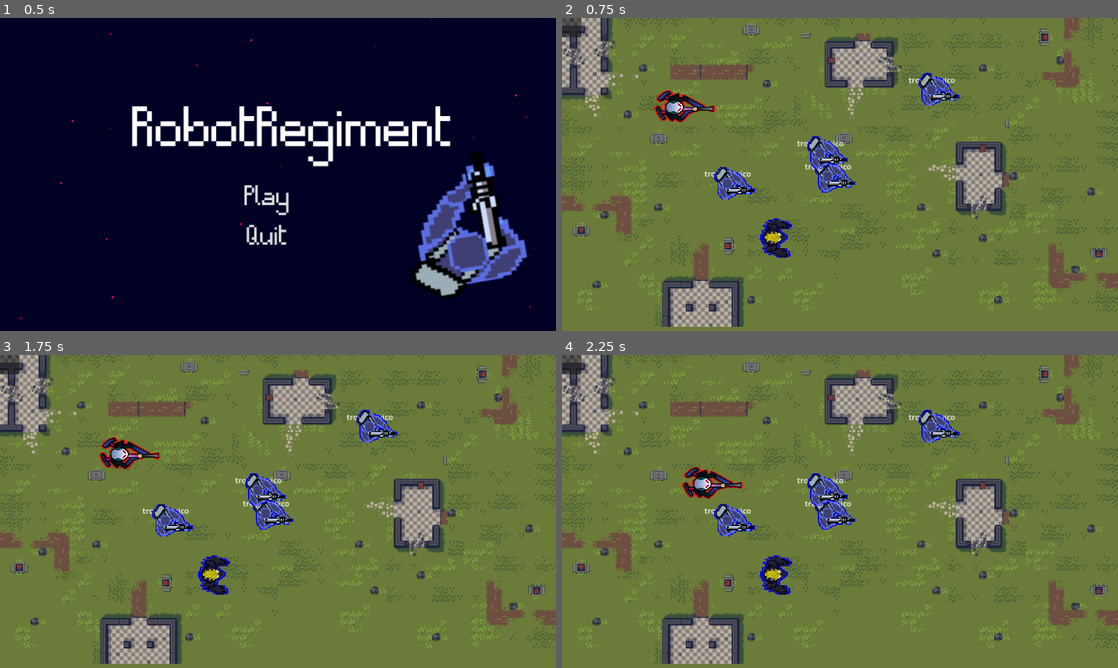
Above: before the commit, frames 1-4 (two rows, left to right).
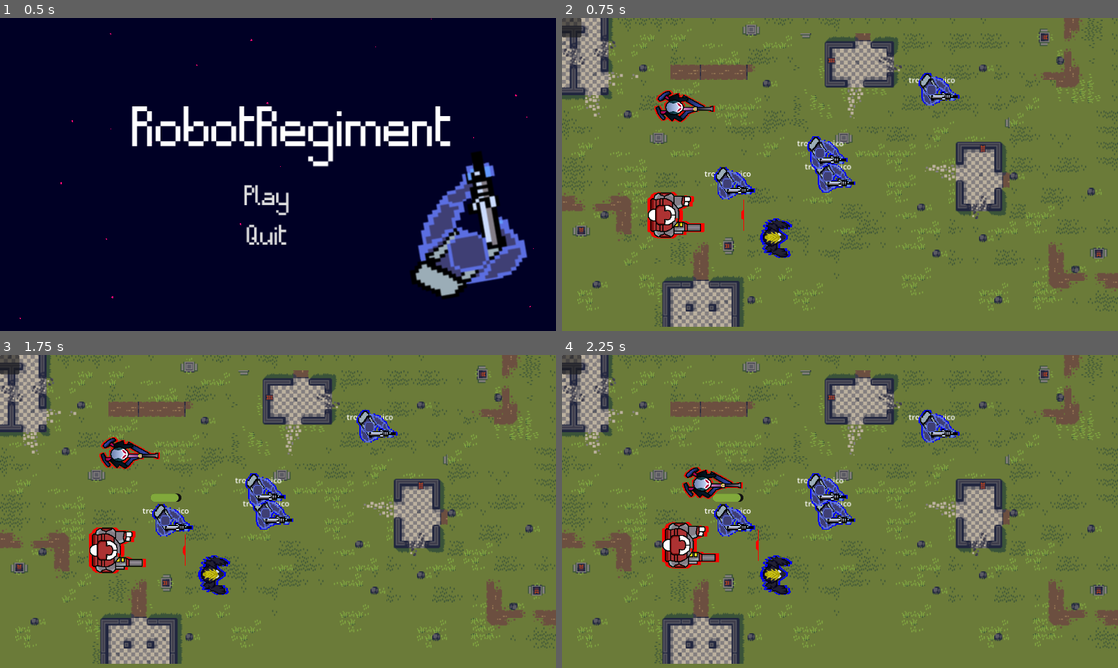
Above: after the commit, the same moments.

Repository: Denomycor/ddj
Game: Godot game, scene res://assets/scenes/game.tscn
Two runs of this game, one before a commit and one after it. Both use one fixed random seed, a clock stepped at 60 frames per second and the inputs below.
Inputs (mouse positions are in pixels of both pictures, inside the frame that each line leads up to):
- Up to frame 1 (0.5 s): no input
- Up to frame 2 (0.75 s): click "Play" at 0.5 s
- Up to frame 3 (1.75 s): tap Enter at 1.25 s; move the mouse to (400, 495) at 1.27 s; click (400, 495) at 1.42 s
- Up to frame 4 (2.25 s): move the mouse to (728, 527) at 2.02 s; click (728, 527) at 2.17 s

Frame 1 is identical in both runs. In frame 2, 1.1% of the frame differs, in the area x 15-33%, y 55-71%; in frame 3, 1.2%; in frame 4, 1.2%, in the area x 18-36%, y 44-69%.

Commit message:
inimigos n tao fixes

Diff:
--- a/assets/scenes/enemies/enemy_ranger.tscn
+++ b/assets/scenes/enemies/enemy_ranger.tscn
@@ -51,6 +51,24 @@
 shader_parameter/outline_color = Vector4(1, 0, 0, 1)
 shader_parameter/outline_thickness = 2.0
 
+[sub_resource type="StyleBoxFlat" id="StyleBoxFlat_vgraa"]
+bg_color = Color(0.0687983, 0.0687983, 0.0687982, 1)
+corner_radius_top_left = 10
+corner_radius_top_right = 10
+corner_radius_bottom_right = 10
+corner_radius_bottom_left = 10
+
+[sub_resource type="StyleBoxFlat" id="StyleBoxFlat_2mnai"]
+bg_color = Color(0.50607, 0.662389, 0.233275, 1)
+corner_radius_top_left = 10
+corner_radius_top_right = 10
+corner_radius_bottom_right = 10
+corner_radius_bottom_left = 10
+
+[sub_resource type="Theme" id="Theme_rlk5k"]
+ProgressBar/styles/background = SubResource("StyleBoxFlat_vgraa")
+ProgressBar/styles/fill = SubResource("StyleBoxFlat_2mnai")
+
 [node name="enemy_ranger" instance=ExtResource("1_na4if")]
 script = ExtResource("2_jolyd")
 
@@ -88,3 +106,14 @@
 script = ExtResource("3_r424m")
 fire_delay = 1.0
 multishot = 1
+
+[node name="hp_bar" type="ProgressBar" parent="." index="10"]
+offset_left = -32.0
+offset_top = -56.0
+offset_right = 32.0
+offset_bottom = -39.0
+theme = SubResource("Theme_rlk5k")
+max_value = 1000.0
+step = 1.0
+value = 500.0
+show_percentage = false
--- a/assets/scenes/enemies/enemy_rusher.tscn
+++ b/assets/scenes/enemies/enemy_rusher.tscn
@@ -50,6 +50,24 @@
 "shoot": SubResource("Animation_2w1n1")
 }
 
+[sub_resource type="StyleBoxFlat" id="StyleBoxFlat_obp11"]
+bg_color = Color(0.0687983, 0.0687983, 0.0687982, 1)
+corner_radius_top_left = 10
+corner_radius_top_right = 10
+corner_radius_bottom_right = 10
+corner_radius_bottom_left = 10
+
+[sub_resource type="StyleBoxFlat" id="StyleBoxFlat_r54js"]
+bg_color = Color(0.50607, 0.662389, 0.233275, 1)
+corner_radius_top_left = 10
+corner_radius_top_right = 10
+corner_radius_bottom_right = 10
+corner_radius_bottom_left = 10
+
+[sub_resource type="Theme" id="Theme_yquoe"]
+ProgressBar/styles/background = SubResource("StyleBoxFlat_obp11")
+ProgressBar/styles/fill = SubResource("StyleBoxFlat_r54js")
+
 [node name="enemy_rusher" instance=ExtResource("1_moaud")]
 script = ExtResource("2_27e2o")
 speed = 150
@@ -84,3 +102,14 @@
 libraries = {
 "": SubResource("AnimationLibrary_fksoo")
 }
+
+[node name="hp_bar" type="ProgressBar" parent="." index="10"]
+offset_left = -32.0
+offset_top = -56.0
+offset_right = 32.0
+offset_bottom = -39.0
+theme = SubResource("Theme_yquoe")
+max_value = 1000.0
+step = 1.0
+value = 500.0
+show_percentage = false
--- a/assets/scenes/enemies/enemy_tank.tscn
+++ b/assets/scenes/enemies/enemy_tank.tscn
@@ -50,6 +50,24 @@
 "shoot": SubResource("Animation_bp7ac")
 }
 
+[sub_resource type="StyleBoxFlat" id="StyleBoxFlat_xqvub"]
+bg_color = Color(0.0687983, 0.0687983, 0.0687982, 1)
+corner_radius_top_left = 10
+corner_radius_top_right = 10
+corner_radius_bottom_right = 10
+corner_radius_bottom_left = 10
+
+[sub_resource type="StyleBoxFlat" id="StyleBoxFlat_fyo8y"]
+bg_color = Color(0.50607, 0.662389, 0.233275, 1)
+corner_radius_top_left = 10
+corner_radius_top_right = 10
+corner_radius_bottom_right = 10
+corner_radius_bottom_left = 10
+
+[sub_resource type="Theme" id="Theme_kx0j4"]
+ProgressBar/styles/background = SubResource("StyleBoxFlat_xqvub")
+ProgressBar/styles/fill = SubResource("StyleBoxFlat_fyo8y")
+
 [node name="enemy_tank" instance=ExtResource("1_pgc4o")]
 script = ExtResource("2_lwg12")
 speed = 50
@@ -85,3 +103,14 @@
 libraries = {
 "": SubResource("AnimationLibrary_o0fjd")
 }
+
+[node name="hp_bar" type="ProgressBar" parent="." index="11"]
+offset_left = -32.0
+offset_top = -56.0
+offset_right = 32.0
+offset_bottom = -39.0
+theme = SubResource("Theme_kx0j4")
+max_value = 1000.0
+step = 1.0
+value = 500.0
+show_percentage = false
--- a/assets/scenes/test_level.tscn
+++ b/assets/scenes/test_level.tscn
@@ -10,6 +10,7 @@
 [ext_resource type="Script" path="res://assets/scripts/command_buttons/command_button.gd" id="5_seiyv"]
 [ext_resource type="Script" path="res://assets/scripts/pause_menu.gd" id="6_ulip5"]
 [ext_resource type="Script" path="res://assets/scripts/command_buttons/disperse_button.gd" id="6_yetn4"]
+[ext_resource type="PackedScene" uid="uid://83d83cpoajj6" path="res://assets/scenes/enemies/enemy_tank.tscn" id="11_4he14"]
 
 [sub_resource type="NavigationPolygon" id="NavigationPolygon_wl66o"]
 vertices = PackedVector2Array(147.156, 452.359, 82.5391, 145.977, 461.5, 132.391, 529.859, 132.391, 215.523, 452.359, 5 …(1422 unchanged characters)…
@@ -462,4 +463,7 @@
 text = "quit
 "
 
+[node name="enemy_tank" parent="." instance=ExtResource("11_4he14")]
+position = Vector2(207, 408)
+
 [editable path="troop"]
--- a/assets/scenes/troops/troop.tscn
+++ b/assets/scenes/troops/troop.tscn
@@ -64,6 +64,24 @@
 "RESET": SubResource("Animation_87m6c"),
 "shoot": SubResource("Animation_qcplp")
 }
+
+[sub_resource type="StyleBoxFlat" id="StyleBoxFlat_l4flr"]
+bg_color = Color(0.0687983, 0.0687983, 0.0687982, 1)
+corner_radius_top_left = 10
+corner_radius_top_right = 10
+corner_radius_bottom_right = 10
+corner_radius_bottom_left = 10
+
+[sub_resource type="StyleBoxFlat" id="StyleBoxFlat_ujs1i"]
+bg_color = Color(0.50607, 0.662389, 0.233275, 1)
+corner_radius_top_left = 10
+corner_radius_top_right = 10
+corner_radius_bottom_right = 10
+corner_radius_bottom_left = 10
+
+[sub_resource type="Theme" id="Theme_qaall"]
+ProgressBar/styles/background = SubResource("StyleBoxFlat_l4flr")
+ProgressBar/styles/fill = SubResource("StyleBoxFlat_ujs1i")
 
 [node name="troop" type="CharacterBody2D" groups=["player_troops"]]
 material = SubResource("ShaderMaterial_nbyrv")
@@ -139,3 +157,14 @@
 [node name="SfxPlayer" type="AudioStreamPlayer2D" parent="."]
 
 [node name="NavigationAgent2D" type="NavigationAgent2D" parent="."]
+
+[node name="hp_bar" type="ProgressBar" parent="."]
+offset_left = -32.0
+offset_top = -56.0
+offset_right = 32.0
+offset_bottom = -39.0
+theme = SubResource("Theme_qaall")
+max_value = 1000.0
+step = 1.0
+value = 500.0
+show_percentage = false
--- a/assets/scenes/troops/troop_sniper.tscn
+++ b/assets/scenes/troops/troop_sniper.tscn
@@ -64,6 +64,24 @@
 "RESET": SubResource("Animation_2tt7m"),
 "shoot": SubResource("Animation_6rndy")
 }
+
+[sub_resource type="StyleBoxFlat" id="StyleBoxFlat_7es1k"]
+bg_color = Color(0.0687983, 0.0687983, 0.0687982, 1)
+corner_radius_top_left = 10
+corner_radius_top_right = 10
+corner_radius_bottom_right = 10
+corner_radius_bottom_left = 10
+
+[sub_resource type="StyleBoxFlat" id="StyleBoxFlat_f8m4n"]
+bg_color = Color(0.50607, 0.662389, 0.233275, 1)
+corner_radius_top_left = 10
+corner_radius_top_right = 10
+corner_radius_bottom_right = 10
+corner_radius_bottom_left = 10
+
+[sub_resource type="Theme" id="Theme_dr460"]
+ProgressBar/styles/background = SubResource("StyleBoxFlat_7es1k")
+ProgressBar/styles/fill = SubResource("StyleBoxFlat_f8m4n")
 
 [node name="TroopSniper" type="CharacterBody2D" groups=["player_troops"]]
 material = SubResource("ShaderMaterial_eqfwo")
@@ -137,3 +155,14 @@
 [node name="SfxPlayer" type="AudioStreamPlayer2D" parent="."]
 
 [node name="NavigationAgent2D" type="NavigationAgent2D" parent="."]
+
+[node name="hp_bar" type="ProgressBar" parent="."]
+offset_left = -32.0
+offset_top = -56.0
+offset_right = 32.0
+offset_bottom = -39.0
+theme = SubResource("Theme_dr460")
+max_value = 1000.0
+step = 1.0
+value = 500.0
+show_percentage = false
Not shown: 1 places in assets/scenes/enemies/enemy_ranger.tscn that only renumber resources
Not shown: 1 places in assets/scenes/enemies/enemy_rusher.tscn that only renumber resources
Not shown: 1 places in assets/scenes/enemies/enemy_tank.tscn that only renumber resources
Not shown: 1 places in assets/scenes/test_level.tscn that only renumber resources
Not shown: 1 places in assets/scenes/troops/troop.tscn that only renumber resources
Not shown: 1 places in assets/scenes/troops/troop_sniper.tscn that only renumber resources
Not shown: 2 places in assets/scenes/troops/troop_tank.tscn that only renumber resources
